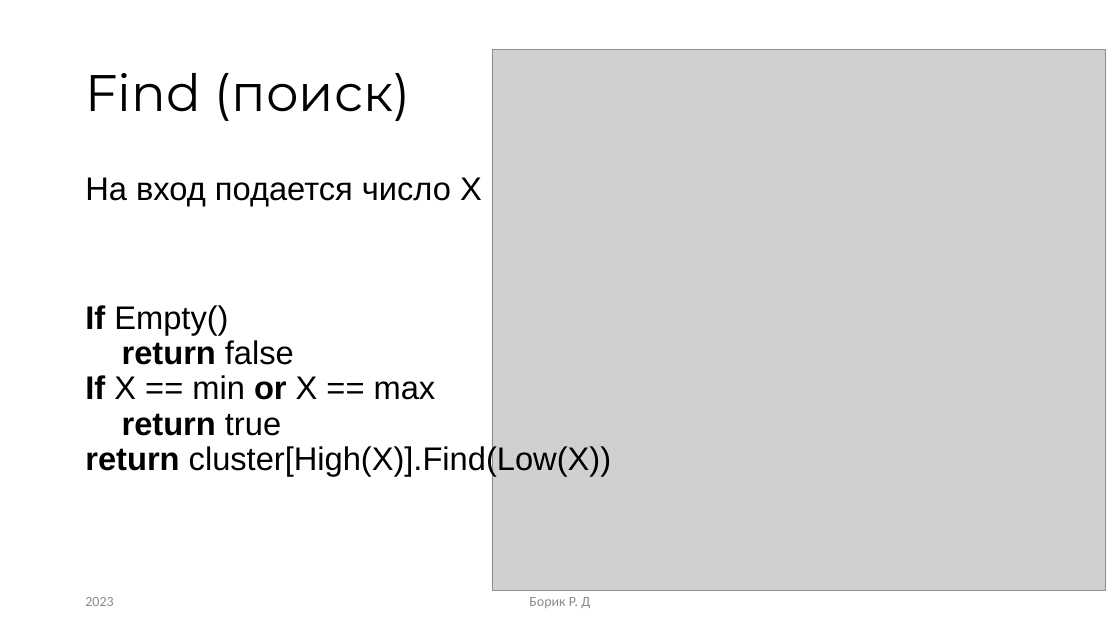
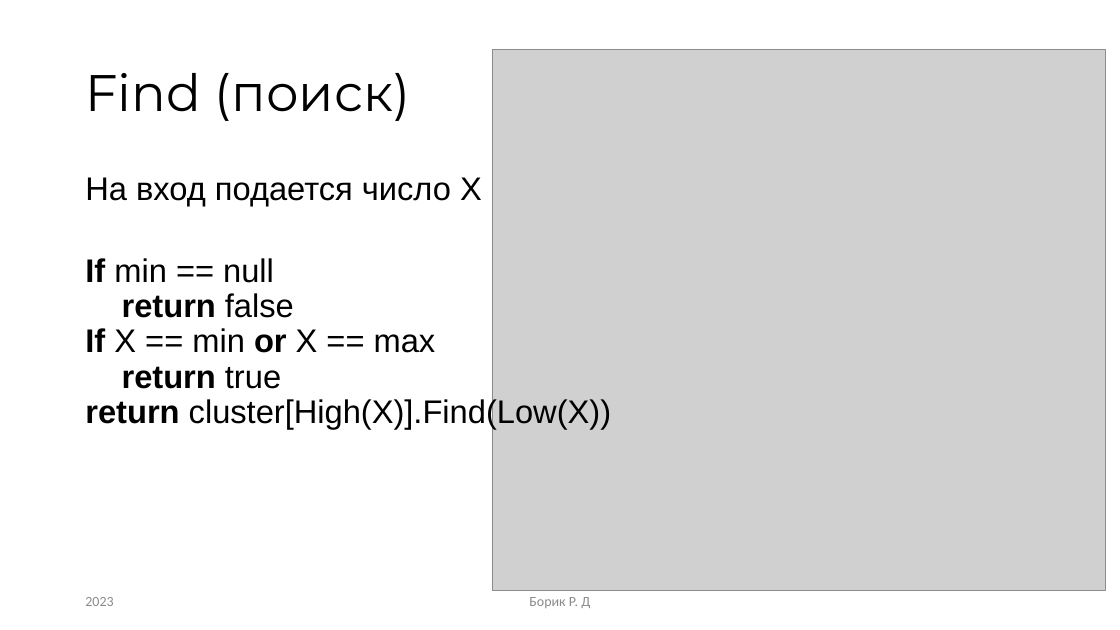
Before and after one commit to RandomServant/Van-Emde-Boas-tree, a slide deck: slide 8 of Presentation van Emde Boas tree.pptx. Drawn at 1120x630 pixels with LibreOffice and Linux fonts; fonts in the diff are those of the drawing; grey boxes stand for pictures. Boxes give left, top, right and bottom in pixels: in the first picture for what was removed or moved away, otherwise in the second. Text is boxed around its words. In the diff, an @@ line names an element or a change of style, - is before the commit and + after.

```diff
--- a/Presentation van Emde Boas tree.pptx
+++ b/Presentation van Emde Boas tree.pptx
@@ text at [85,258,611,429]: text changed @@
-If Empty()
-return false
-If Х == min or Х == max
-return true
-return cluster[High(X)].Find(Low(X))
+If min == null
+return false
+If Х == min or Х == max
+return true
+return cluster[High(X)].Find(Low(X))
```
Also in this commit, not shown: 9 other slides changed, 1 slide added, 1 other file.
